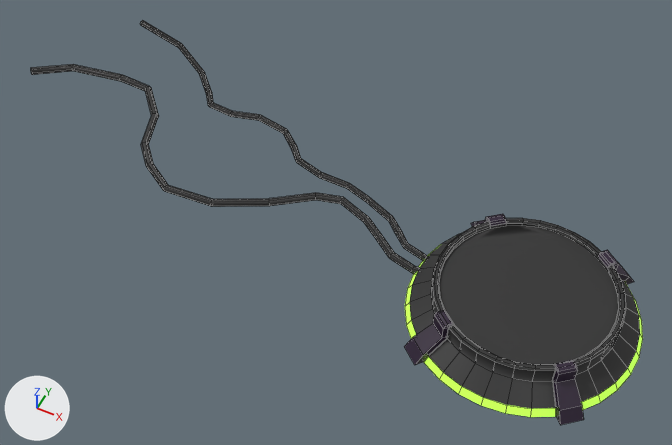
The FBX model Assets/Models/Laboratory/tank_stand.fbx, before and after one commit.
Rendered twice from a 50 mm camera at (0.99, -7.04, 9.18) aimed at (-2.76, 0.46, -0.19). Every picture has the same lights, and +X, +Y and +Z are marked at lower left. Mesh edges are drawn as thin lines. Where no turn or scale is listed for an object, it has been applied to the vertices.

The older version as bpy lines, for what is in view:
```python
me_cylinder_006 = bpy.data.meshes.new('Cylinder.006')
me_cylinder_006.from_pydata(...)  # 578 vertices, 563 faces; spans x -8.28..1.43, y -1.43..2.8, z -0.01..0.52
# faces by material slot: [224, 32, 203, 104]
me_cylinder_006.materials.append(mat_material_006)  # black #2d2d2d
me_cylinder_006.materials.append(mat_material_007)  # green #a3ff3f
me_cylinder_006.materials.append(mat_material_001)  # black #2d2d2d
me_cylinder_006.materials.append(mat_material_003)  # dark purple #2a1a32
ob_cylinder_006 = bpy.data.objects.new('Cylinder.006', me_cylinder_006)
ob_cylinder_006.location = (0.0, 0.0, 0.0)
```
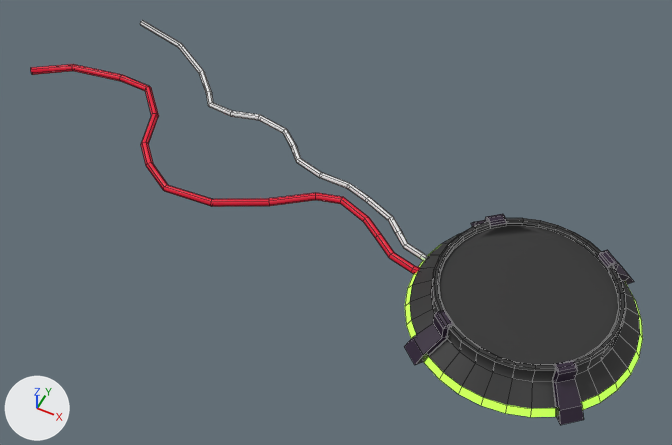
Pixel boxes [x1, y1, x2, y2] of what changed, in the pictures (672 x 445 px):
part 1 of me_cylinder_006, recoloured: [140, 20, 428, 261] in both
part 2 of me_cylinder_006, recoloured (white to red): [31, 64, 420, 274] in both

The change, as a diff of the scene's bpy script:
```diff
--- a/Assets/Models/Laboratory/tank_stand.fbx.py
+++ b/Assets/Models/Laboratory/tank_stand.fbx.py
@@ mat_material @@
+mat_material = principled_material('Material')
+mat_material.base_color = (0.8, 0.8, 0.8)  # white #e7e7e7
@@ mat_material_008 @@
+mat_material_008 = principled_material('Material.008')
+mat_material_008.base_color = (0.8, 0.0, 0.0309)  # red #e70031
@@ me_cylinder_006 @@
 me_cylinder_006.from_pydata(...)  # 578 vertices, 563 faces; spans x -8.28..1.43, y -1.43..2.8, z -0.01..0.52
 # used by ob_cylinder_006; location = (0.0, 0.0, 0.0)
+# me_cylinder_006 part 1: 104 of the faces centred in x -7.43..-1.34, y 0.2..2.75, z 0.0..0.08 switch from mat_material_001 (black #2d2d2d) to mat_material (white #e7e7e7)
+# me_cylinder_006 part 2: 98 of the faces centred in x -8.25..-1.33, y -0.22..1.47, z -0.01..0.09 switch from mat_material_001 (black #2d2d2d) to mat_material_008 (red #e70031)
 me_cylinder_006.materials.append(mat_material_006)
```
